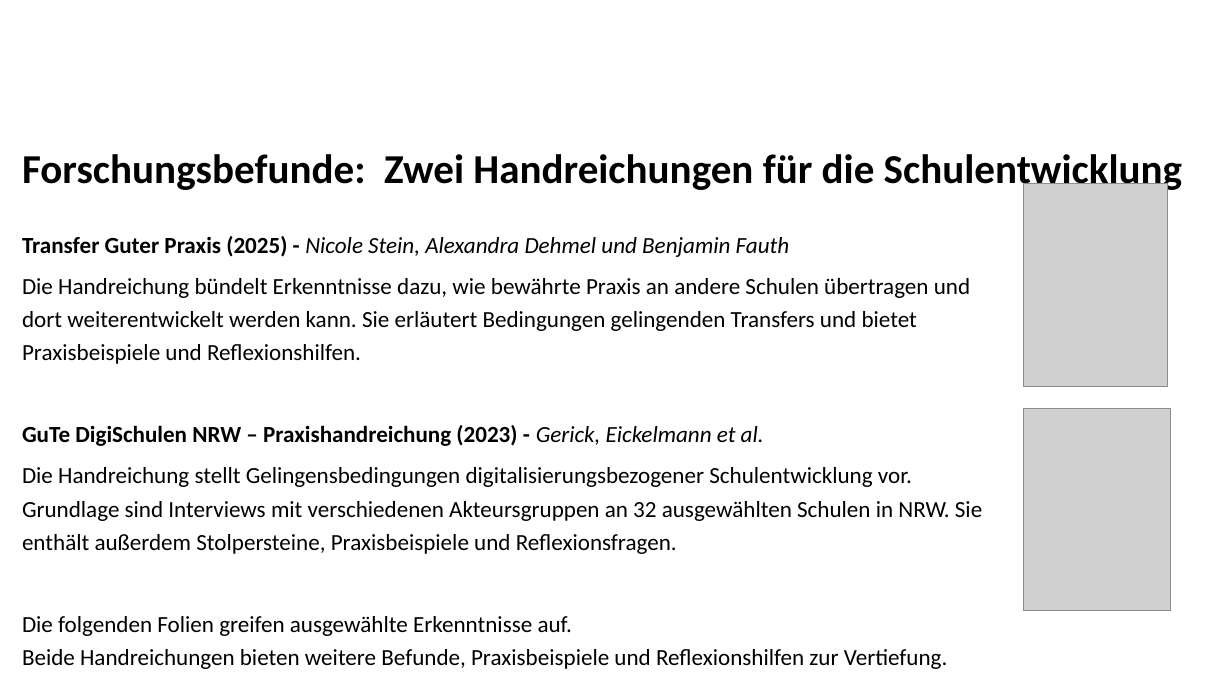
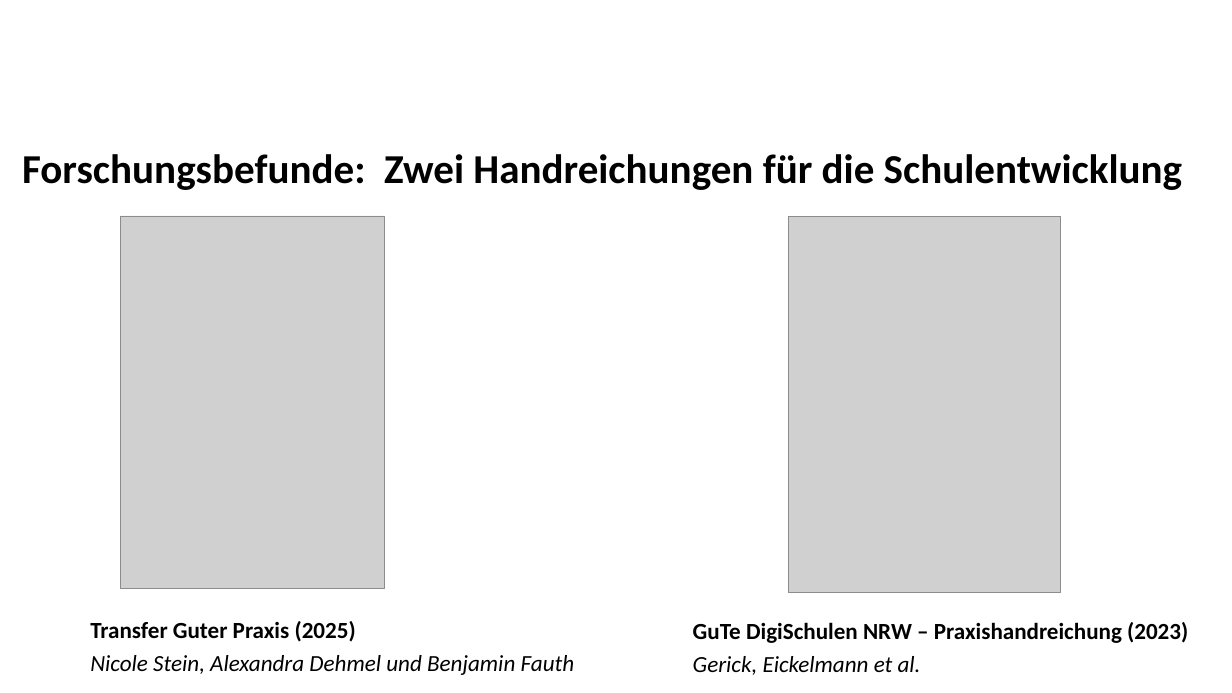
Before and after one commit to chrheckl-ai/orientierungsmodell-schulentwicklung, a slide deck: slide 4 of Orientierungsmodell_Praesentation.pptx. Drawn at 1232x693 pixels with LibreOffice and Linux fonts; fonts in the diff are those of the drawing; grey boxes stand for pictures; background and template pictures are left out. Boxes give left, top, right and bottom in pixels: in the first picture for what was removed or moved away, otherwise in the second. Text is boxed around its words. In the diff, an @@ line names an element or a change of style, - is before the commit and + after.

```diff
--- a/Orientierungsmodell_Praesentation.pptx
+++ b/Orientierungsmodell_Praesentation.pptx
@@ text removed at box(22, 236, 982, 669) @@
-Transfer Guter Praxis (2025) - Nicole Stein, Alexandra Dehmel und Benjamin Fauth
-Die Handreichung bündelt Erkenntnisse dazu, wie bewährte Praxis an andere Schulen übertragen und dort weiterentwickelt werden kann. Sie erläutert Bedingungen gelingenden Transfers und bietet Praxisbeispiele und Reflexionshilfen.
-GuTe DigiSchulen NRW – Praxishandreichung (2023) - Gerick, Eickelmann et al.
-Die Handreichung stellt Gelingensbedingungen digitalisierungsbezogener Schulentwicklung vor. Grundlage sind Interviews mit verschiedenen Akteursgruppen an 32 ausgewählten Schulen in NRW. Sie enthält außerdem Stolpersteine, Praxisbeispiele und Reflexionsfragen.
-Die folgenden Folien greifen ausgewählte Erkenntnisse auf.
-Beide Handreichungen bieten weitere Befunde, Praxisbeispiele und Reflexionshilfen zur Vertiefung.
@@ picture: place and size @@
-picture at box(1024, 184, 1168, 386)
+picture at box(120, 216, 384, 589)
@@ picture: place and size @@
-picture at box(1024, 409, 1171, 611)
+picture at box(788, 216, 1061, 592)
@@ text added at box(90, 621, 575, 675), 18 pt, text #000000, italic @@
+Transfer Guter Praxis (2025)
+Nicole Stein, Alexandra Dehmel und Benjamin Fauth
@@ text added at box(693, 622, 1188, 675), 18 pt, text #000000, bold @@
+GuTe DigiSchulen NRW – Praxishandreichung (2023)
+Gerick, Eickelmann et al.
```
Also in this commit, not shown: 5 other slides changed, 8 slides added, 9 slides removed, 1 other file.
